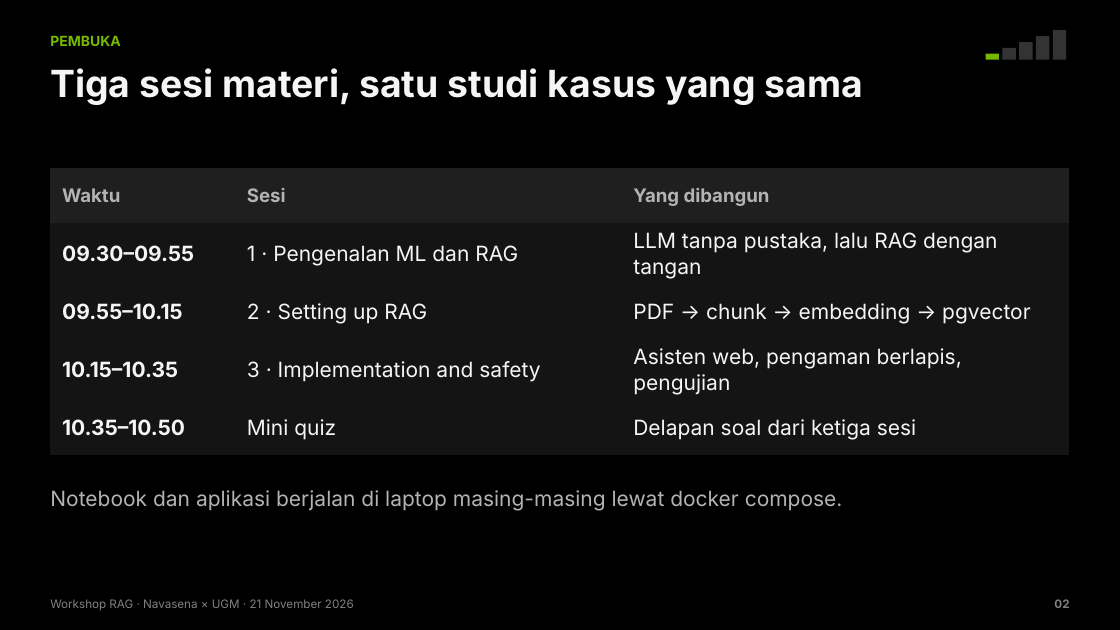
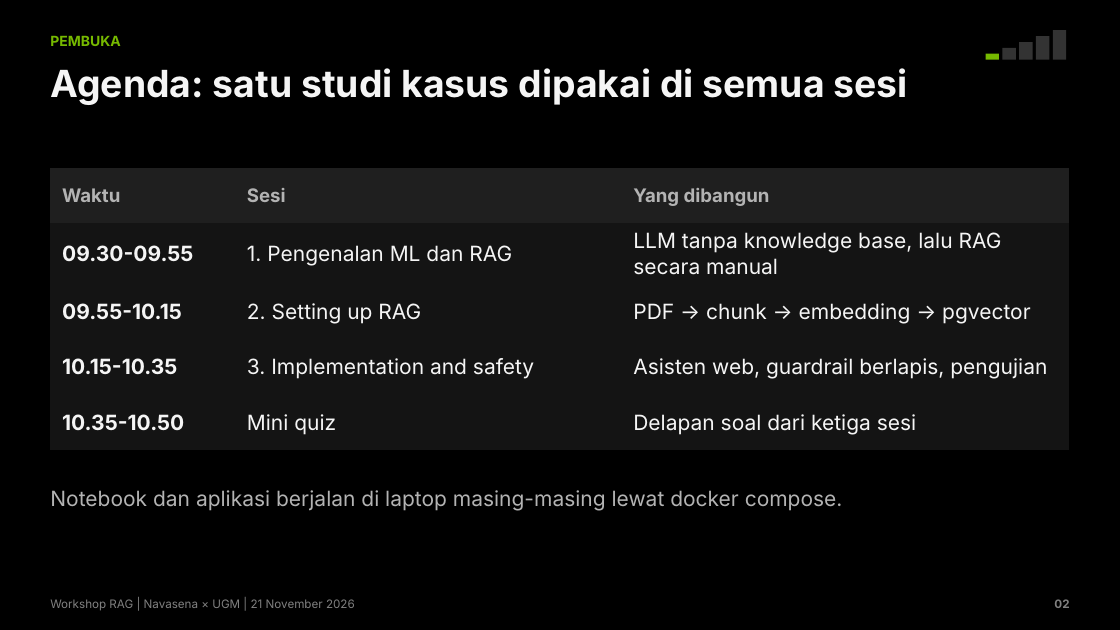
Before and after one commit to chmdznr/navasena-ugm-rag-workshop, a slide deck: slide 2 of slides/dist/Navasena_UGM_Workshop_RAG.pptx. Drawn at 1120x630 pixels with LibreOffice and Linux fonts; fonts in the diff are those of the drawing. Boxes give left, top, right and bottom in pixels: in the first picture for what was removed or moved away, otherwise in the second. Text is boxed around its words. In the diff, an @@ line names an element or a change of style, - is before the commit and + after.

Commit message:
Rapikan bahasa: istilah engineering yang lazim, tanpa terjemahan paksa
- knowledge base, guardrail, email, query, threshold, standar deviasi,
  masking, API key, role, end-to-end menggantikan terjemahan yang kaku
- Judul slide tidak lagi berpola 'X, bukan Y' dan 'tiga ...'
- Tanda baca dibersihkan (titik tengah, em-dash, kutip miring)
- Ingest berjalan dalam satu transaksi supaya aplikasi yang sedang jalan
  tidak melihat data setengah jadi
- Deck dan notebook dibangun ulang dengan hasil gladi terbaru

```diff
--- a/slides/dist/Navasena_UGM_Workshop_RAG.pptx
+++ b/slides/dist/Navasena_UGM_Workshop_RAG.pptx
@@ text at [50, 68, 907, 105]: text changed @@
-Tiga sesi materi, satu studi kasus yang sama
+Agenda: satu studi kasus dipakai di semua sesi
@@ table at [50, 168, 1070, 445] @@
-row 2: 09.30–09.55 | 1 · Pengenalan ML dan RAG | LLM tanpa pustaka, lalu RAG dengan tangan
+row 2: 09.30-09.55 | 1. Pengenalan ML dan RAG | LLM tanpa knowledge base, lalu RAG secara manual
-row 3, column 1: 09.55–10.15
+row 3, column 1: 09.55-10.15
-row 3, column 2: 2 · Setting up RAG
+row 3, column 2: 2. Setting up RAG
-row 4: 10.15–10.35 | 3 · Implementation and safety | Asisten web, pengaman berlapis, pengujian
+row 4: 10.15-10.35 | 3. Implementation and safety | Asisten web, guardrail berlapis, pengujian
-row 5, column 1: 10.35–10.50
+row 5, column 1: 10.35-10.50
@@ text at [50, 599, 355, 611]: text changed @@
-Workshop RAG · Navasena × UGM · 21 November 2026
+Workshop RAG | Navasena × UGM | 21 November 2026
```
Also in this commit, not shown: 36 other slides changed, 30 other files.
